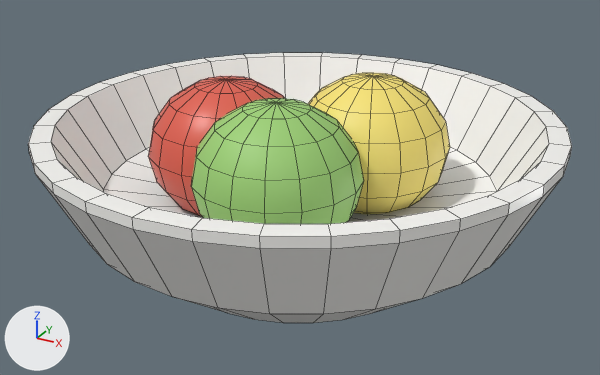
The FBX model Assets/Models/Environment/Home/Decor.fbx, before and after one commit.
The view is the same before and after, from a 50 mm lens placed at (1.04, -0.546, 1.11), pointed at (0.858, -0.214, 0.944). The axes (+X, +Y, +Z) are drawn at lower left. The lights are the same throughout. The first picture is the older version. Mesh edges are drawn as thin lines. Where no turn or scale is listed for an object, it has been applied to the vertices.

The scene before the commit, as lines of its bpy script (objects in view):
```python
ob_fruit = bpy.data.objects.new('Fruit', me_sphere_033)
ob_fruit.location = (0.82, -0.22, 0.96)
ob_fruit_001 = bpy.data.objects.new('Fruit.001', me_sphere_034)
ob_fruit_001.location = (0.88, -0.18, 0.96)
ob_fruit_002 = bpy.data.objects.new('Fruit.002', me_sphere_035)
ob_fruit_002.location = (0.86, -0.24, 0.96)
ob_fruitbowl = bpy.data.objects.new('FruitBowl', me_fruitbowl)
ob_fruitbowl.location = (0.85, -0.2, 0.9)
```
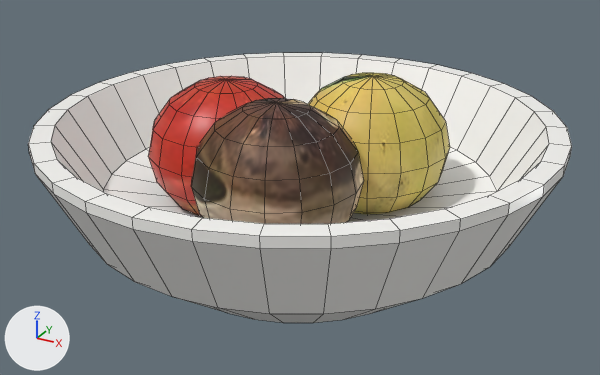
Boxes (x1, y1, x2, y2) around the edits, measured in the pictures (600 x 375 px):
'Fruit.002', surface changed (green to brown)
    both: (191, 98, 364, 224)
'Fruit.001', surface changed
    both: (308, 73, 450, 214)
'Fruit', surface changed
    both: (148, 76, 284, 216)

The edits, one by one:
Picture 'M_Food_Lettuce_Albedo.png' (img_m_food_lettuce_albedo_png) is new.
Picture 'M_Food_Tomato_Albedo.png' (img_m_food_tomato_albedo_png) is new.
Picture 'M_Food_Banana_Albedo.png' (img_m_food_banana_albedo_png) is new.
In material 'M_Food_Tomato' (mat_m_food_tomato), base_color is no longer (0.76, 0.12, 0.08), red #e26150.
In material 'M_Food_Tomato' (mat_m_food_tomato), texture is now set to img_m_food_tomato_albedo_png.
In material 'M_Food_Lettuce' (mat_m_food_lettuce), base_color is no longer (0.34, 0.64, 0.18), green #9ed176.
In material 'M_Food_Lettuce' (mat_m_food_lettuce), texture is now set to img_m_food_lettuce_albedo_png.
In material 'M_Food_Banana' (mat_m_food_banana), base_color is no longer (0.95, 0.78, 0.18), yellow #f9e576.
In material 'M_Food_Banana' (mat_m_food_banana), texture is now set to img_m_food_banana_albedo_png.
